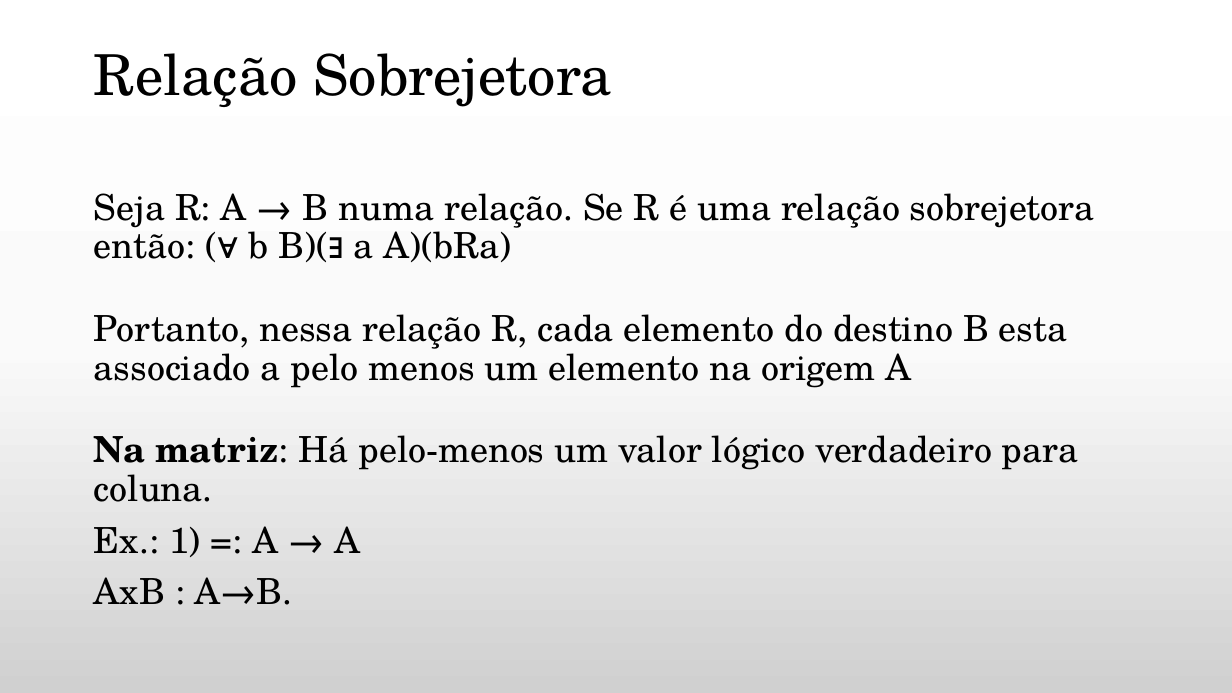
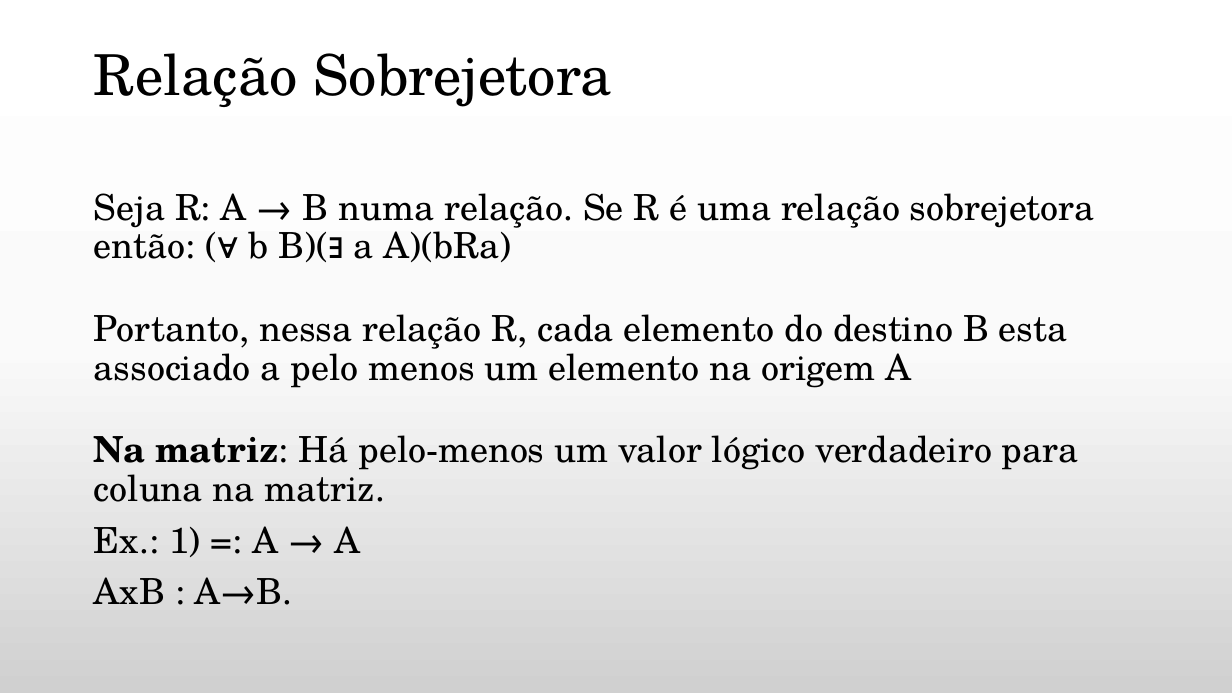
Before and after one commit to daniellygj/Fatec, a slide deck: slide 16 of 1º semestre/Revisões by danny/Revisão de Matemática Discreta.pptx. Drawn at 1232x693 pixels with LibreOffice and Linux fonts; fonts in the diff are those of the drawing; background and template pictures are left out. Boxes give left, top, right and bottom in pixels: in the first picture for what was removed or moved away, otherwise in the second. Text is boxed around its words. In the diff, an @@ line names an element or a change of style, - is before the commit and + after.

```diff
--- a/1º semestre/Revisões by danny/Revisão de Matemática Discreta.pptx
+++ b/1º semestre/Revisões by danny/Revisão de Matemática Discreta.pptx
@@ text at [94, 435, 1078, 502]: text changed @@
-Na matriz: Há pelo-menos um valor lógico verdadeiro para coluna.
+Na matriz: Há pelo-menos um valor lógico verdadeiro para coluna na matriz.
```
Also in this commit, not shown: 12 other slides changed.
